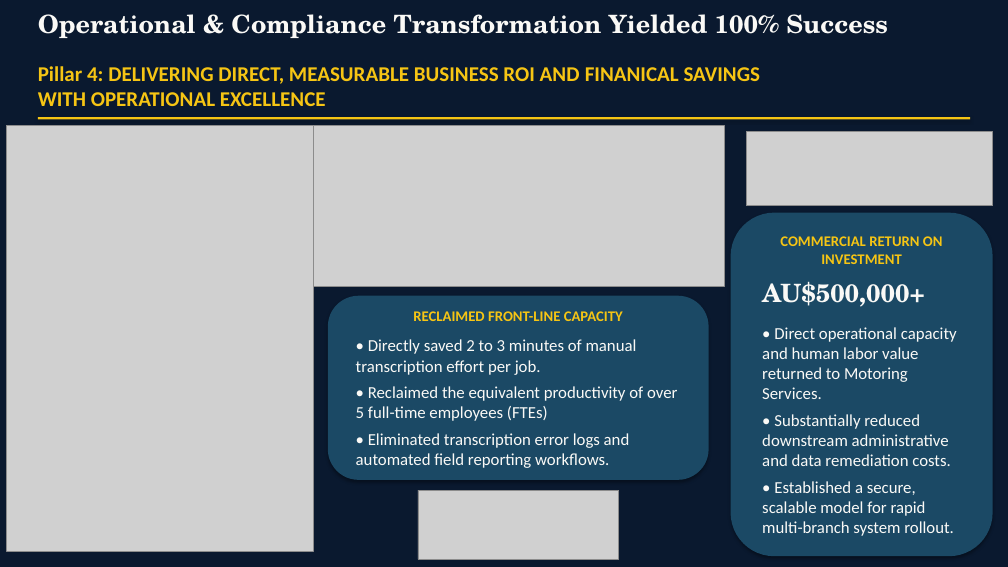
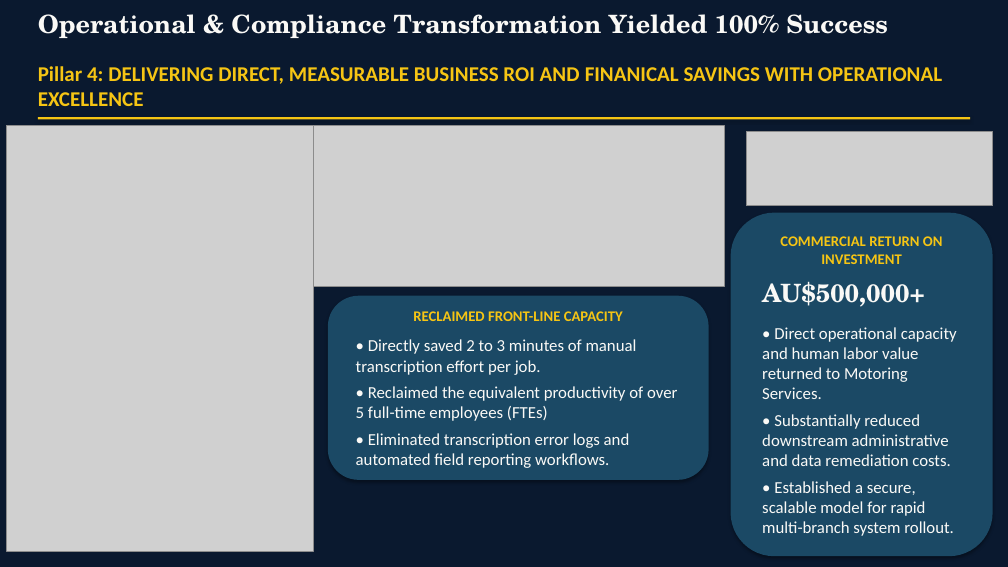
Before and after one commit to daveliong/Projects, a slide deck: slide 7 of VIA/vehicle_inspection_app_case_study.pptx. Drawn at 1008x567 pixels with LibreOffice and Linux fonts; fonts in the diff are those of the drawing; grey boxes stand for pictures. Boxes give left, top, right and bottom in pixels: in the first picture for what was removed or moved away, otherwise in the second. Text is boxed around its words. In the diff, an @@ line names an element or a change of style, - is before the commit and + after.

```diff
--- a/VIA/vehicle_inspection_app_case_study.pptx
+++ b/VIA/vehicle_inspection_app_case_study.pptx
@@ text "Pillar 4: DELIVERING DIRECT, MEASURABLE ..." rewrapped from box(38, 66, 761, 106) to box(38, 66, 942, 106) @@
@@ picture removed at box(418, 490, 619, 560) @@
```
Also in this commit, not shown: 2 slides added, 1 other file.
